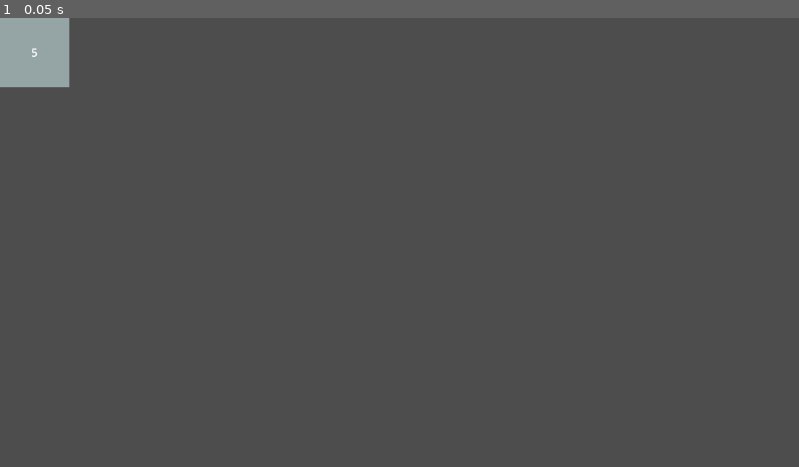
Above: before the commit, frame 1.
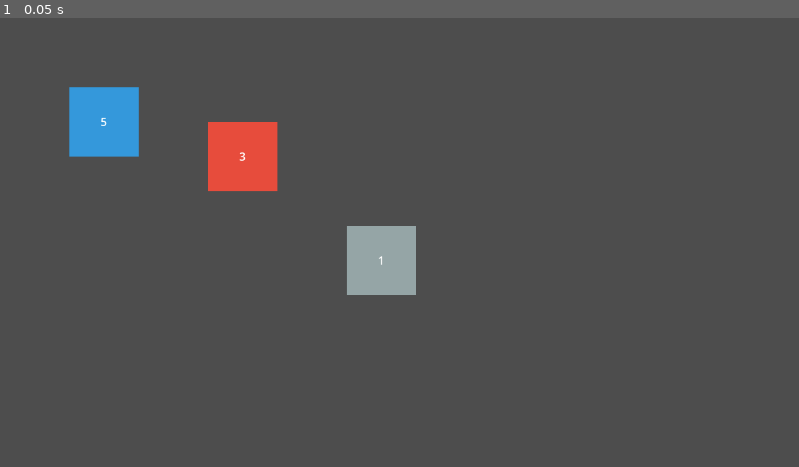
Above: after the commit, the same moment.

Repository: keithSchumacher/concrescence-game
Game: Godot game, scene res://scenes/test_game.tscn
Same seed, same stepped clock (60 frames per second), same inputs: the game is played once before the commit and once after it.
Inputs:
- Up to frame 1 (0.05 s): no input

The runs differ from the first frame. In frame 1, 5.4% of the frame differs, in the area x 0-53%, y 0-62%.

Commit message:
added territory manager scene and gdscript

Diff:
--- /dev/null
+++ b/scenes/territory_manager.tscn
@@ -0,0 +1,6 @@
+[gd_scene load_steps=2 format=3 uid="uid://bp1kymf8adbvw"]
+
+[ext_resource type="Script" uid="uid://x76atn27al16" path="res://scripts/territory_manager.gd" id="1_cuwta"]
+
+[node name="TerritoryManager" type="Node"]
+script = ExtResource("1_cuwta")
--- a/scenes/test_game.tscn
+++ b/scenes/test_game.tscn
@@ -1,9 +1,7 @@
 [gd_scene load_steps=2 format=3 uid="uid://ckb5xlvejcxhn"]
 
-[ext_resource type="PackedScene" uid="uid://cj0h108ui1utk" path="res://scenes/territory.tscn" id="1_nl0sk"]
+[ext_resource type="PackedScene" uid="uid://bp1kymf8adbvw" path="res://scenes/territory_manager.tscn" id="1_nl0sk"]
 
 [node name="TestGame" type="Node2D"]
 
-[node name="Territory" parent="." instance=ExtResource("1_nl0sk")]
-territory_owner = "Player1"
-troop_count = 5
+[node name="TerritoryManager" parent="." instance=ExtResource("1_nl0sk")]
--- a/scripts/territory.gd
+++ b/scripts/territory.gd
@@ -13,7 +13,7 @@
 func update_visual():
 	label.text = str(troop_count)
 
-	match owner:
+	match territory_owner:
 		"Player1":
 			visual.color = Color.hex(0x3498dbff)  # Blue
 		"Player2":
--- /dev/null
+++ b/scripts/territory_manager.gd
@@ -0,0 +1,32 @@
+extends Node
+
+const TerritoryScene = preload("res://scenes/territory.tscn")
+
+# Graph data
+var territories = {
+	"A": {"territory_owner": "Player1", "troops": 5, "position": Vector2(100, 100)},
+	"B": {"territory_owner": "Player2", "troops": 3, "position": Vector2(300, 150)},
+	"C": {"territory_owner": "Neutral", "troops": 1, "position": Vector2(500, 300)}
+}
+
+# Called when the node enters the scene tree
+func _ready():
+	for id in territories:
+		var data = territories[id]
+
+
+		# Instance a new territory scene
+		var territory = TerritoryScene.instantiate()
+		# Add to scene tree first
+		add_child(territory)
+
+		# Initialize it with owner and troops
+		territory.initialize(data["territory_owner"], data["troops"])
+
+
+		# Set its position
+		territory.position = data["position"]
+
+
+		# Optionally store reference by ID
+		territories[id].scene = territory
Not shown, added: scripts/territory_manager.gd.uid
